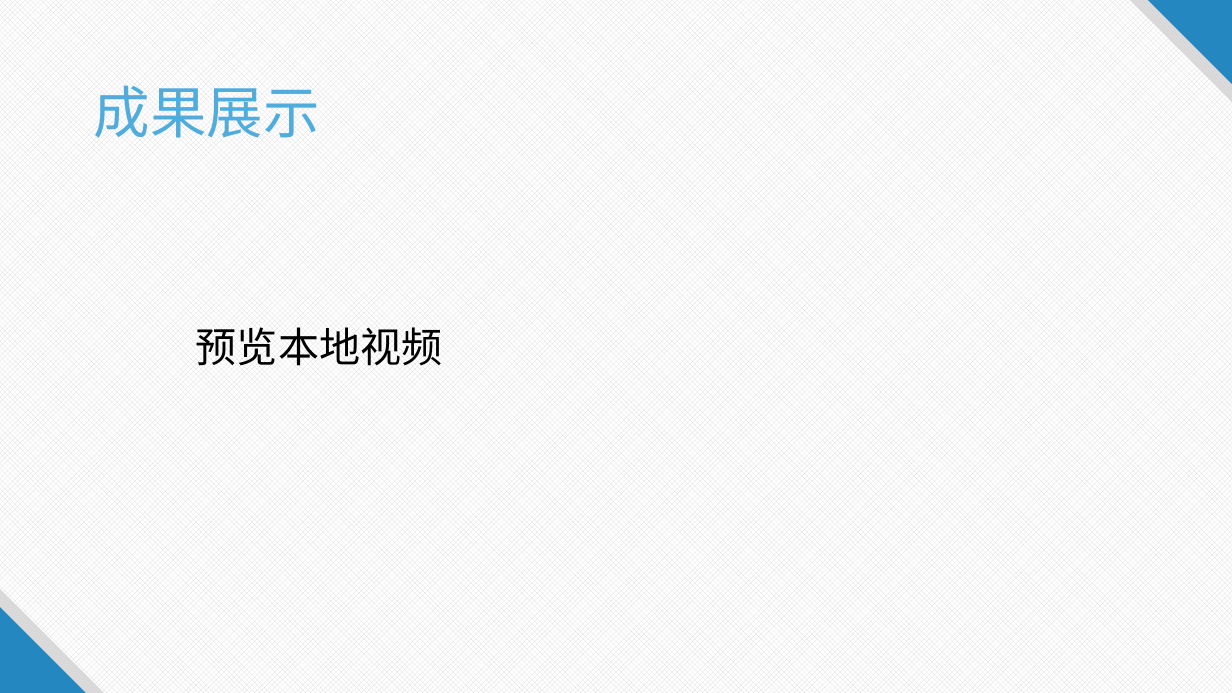
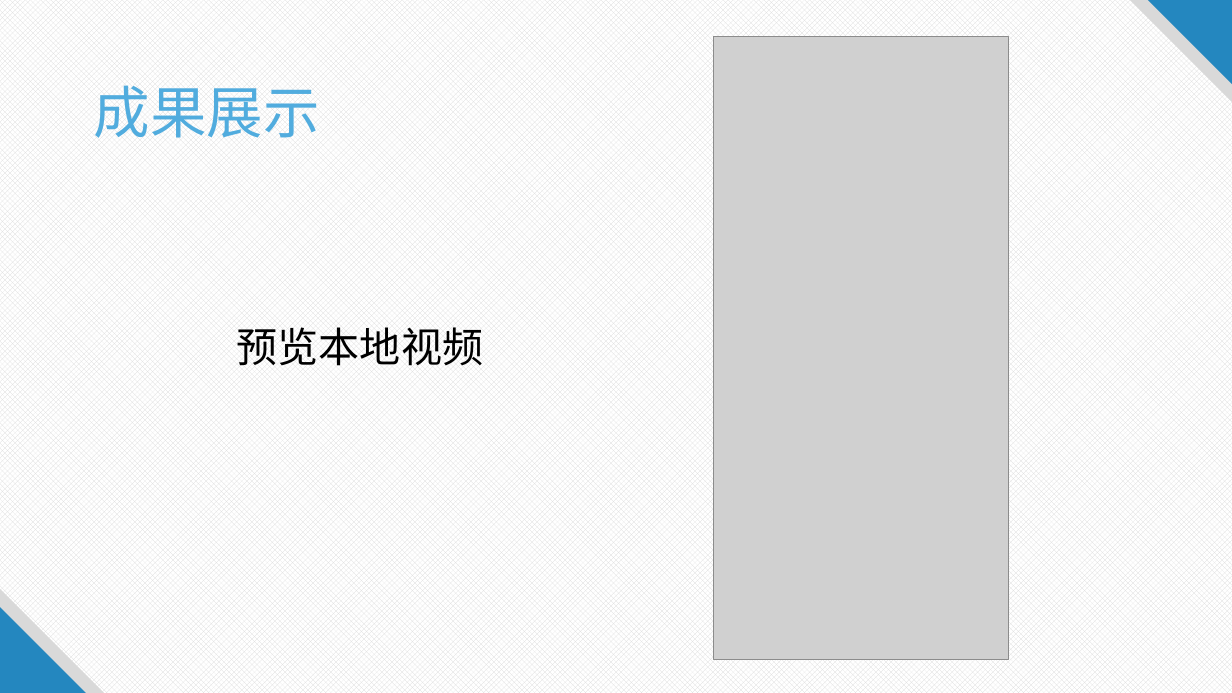
Before and after one commit to blahblah2333/android_miniDouYin, a slide deck: slide 5 of Mini抖音app设计.pptx. Drawn at 1232x693 pixels with LibreOffice and Linux fonts; fonts in the diff are those of the drawing; grey boxes stand for pictures. Boxes give left, top, right and bottom in pixels: in the first picture for what was removed or moved away, otherwise in the second. Text is boxed around its words. In the diff, an @@ line names an element or a change of style, - is before the commit and + after.

```diff
--- a/Mini抖音app设计.pptx
+++ b/Mini抖音app设计.pptx
@@ picture added at (714,37,1009,660) @@
@@ text "预览本地视频": place and size @@
-text "预览本地视频" at (196,327,442,366)
+text "预览本地视频" at (237,327,483,366)
```
Also in this commit, not shown: 5 other slides changed.
